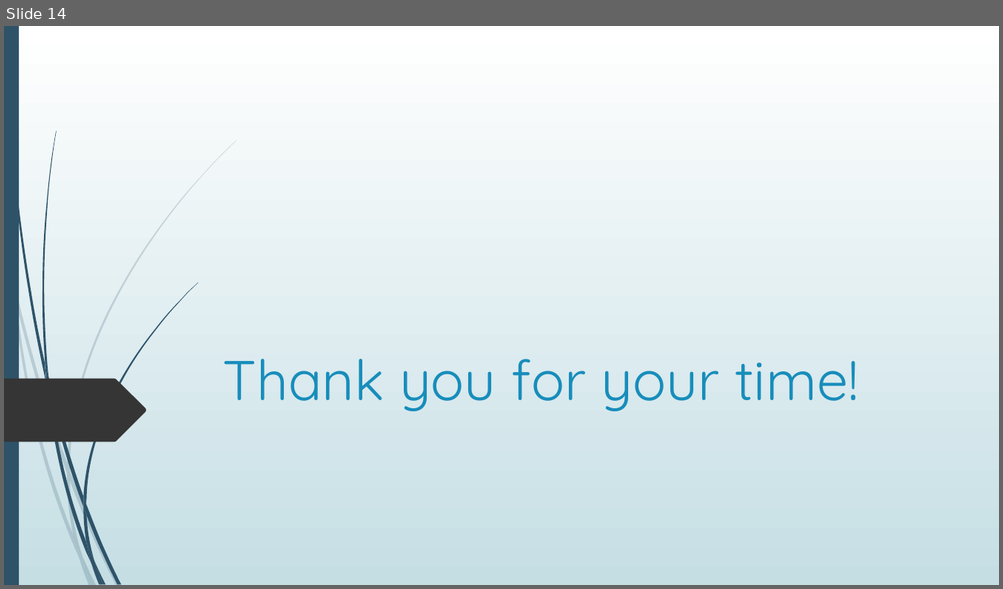
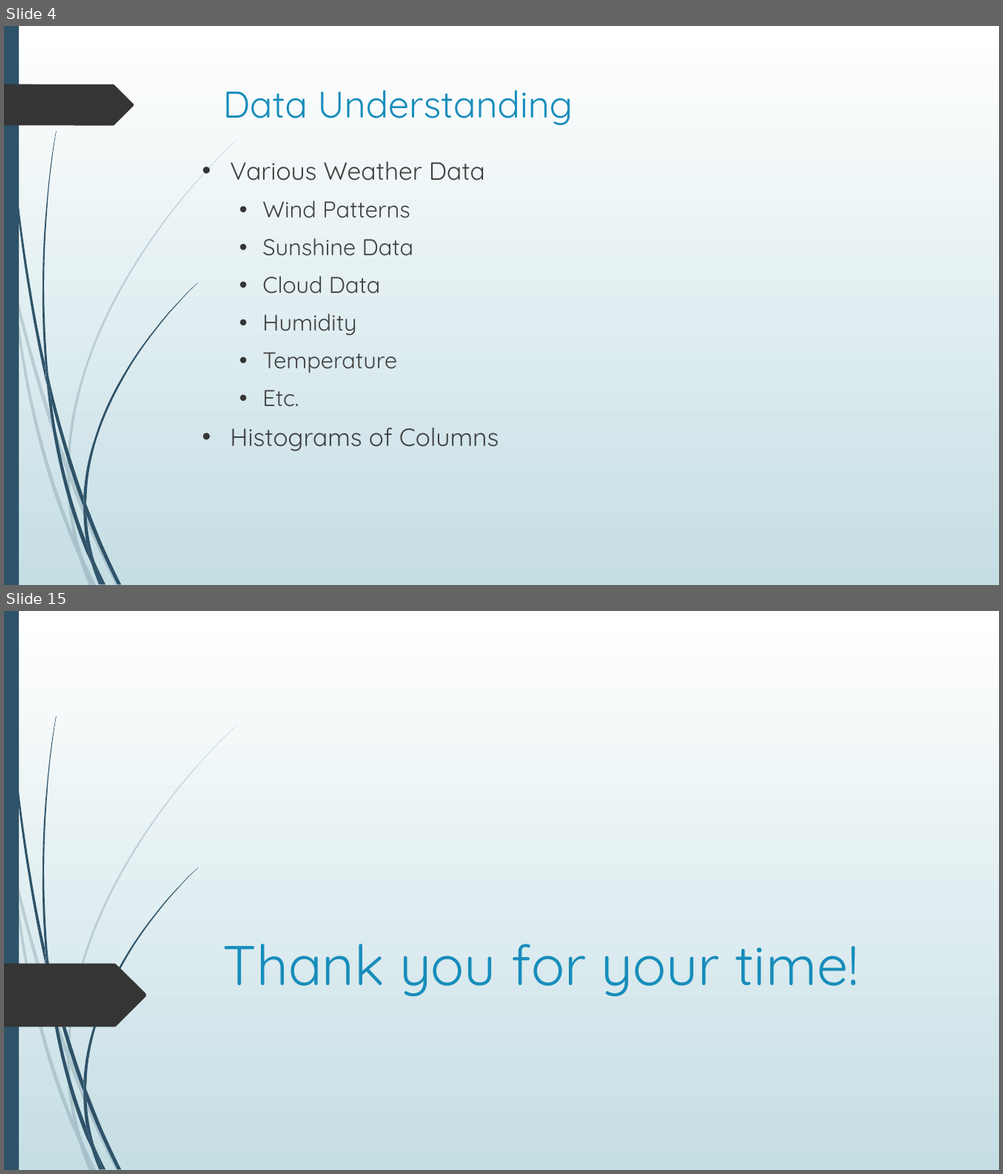
Before and after one commit to justingrisanti/dsc-phase-3-project, a slide deck: Module 3 Final Project Presentation.pptx. Shown one above the other, each under a label of ours: slide 14 before the commit, slides 4 and 15 after it; the slides between them are not shown. The pictures are 1003x589 and 1003x1174 pixels, drawn with LibreOffice and Linux fonts; fonts in the diff are those of the drawing. Boxes give left, top, right and bottom in pixels: in the first picture for what was removed or moved away, otherwise in the second. Text is boxed around its words. In the diff, an @@ line names an element or a change of style, - is before the commit and + after.

```diff
--- a/Module 3 Final Project Presentation.pptx
+++ b/Module 3 Final Project Presentation.pptx
@@ slide 4 added at bbox=[4, 26, 999, 585], background gradient #FFFFFF to #C5DEE5; not listed: 23 template elements that a slide beside it also shows @@
@@ freeform shape added at bbox=[4, 84, 134, 125], fill #353535 @@
@@ title added at bbox=[223, 90, 573, 125], 36 pt, text #178DBB @@
+Data Understanding
@@ text added at bbox=[230, 161, 498, 452], 22 pt, text #404040 @@
+• Various Weather Data
+  • Wind Patterns
+  • Sunshine Data
+  • Cloud Data
+  • Humidity
+  • Temperature
+  • Etc.
+• Histograms of Columns
@@ what was slide 14 is now slide 15 @@
```
Also in this commit, not shown: 5 slides changed, 8 other slides added, 8 slides removed, 9 other files.
